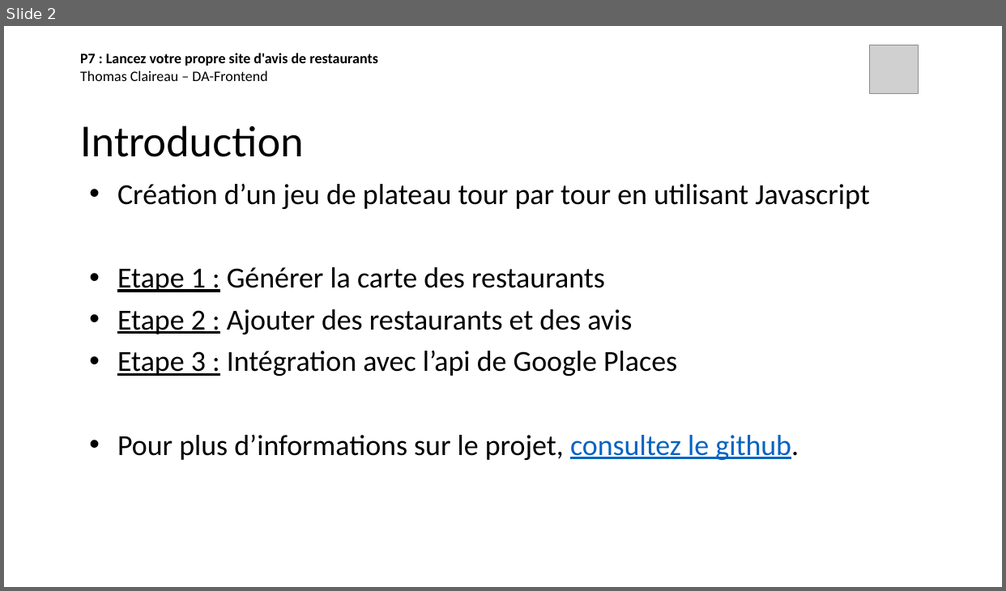
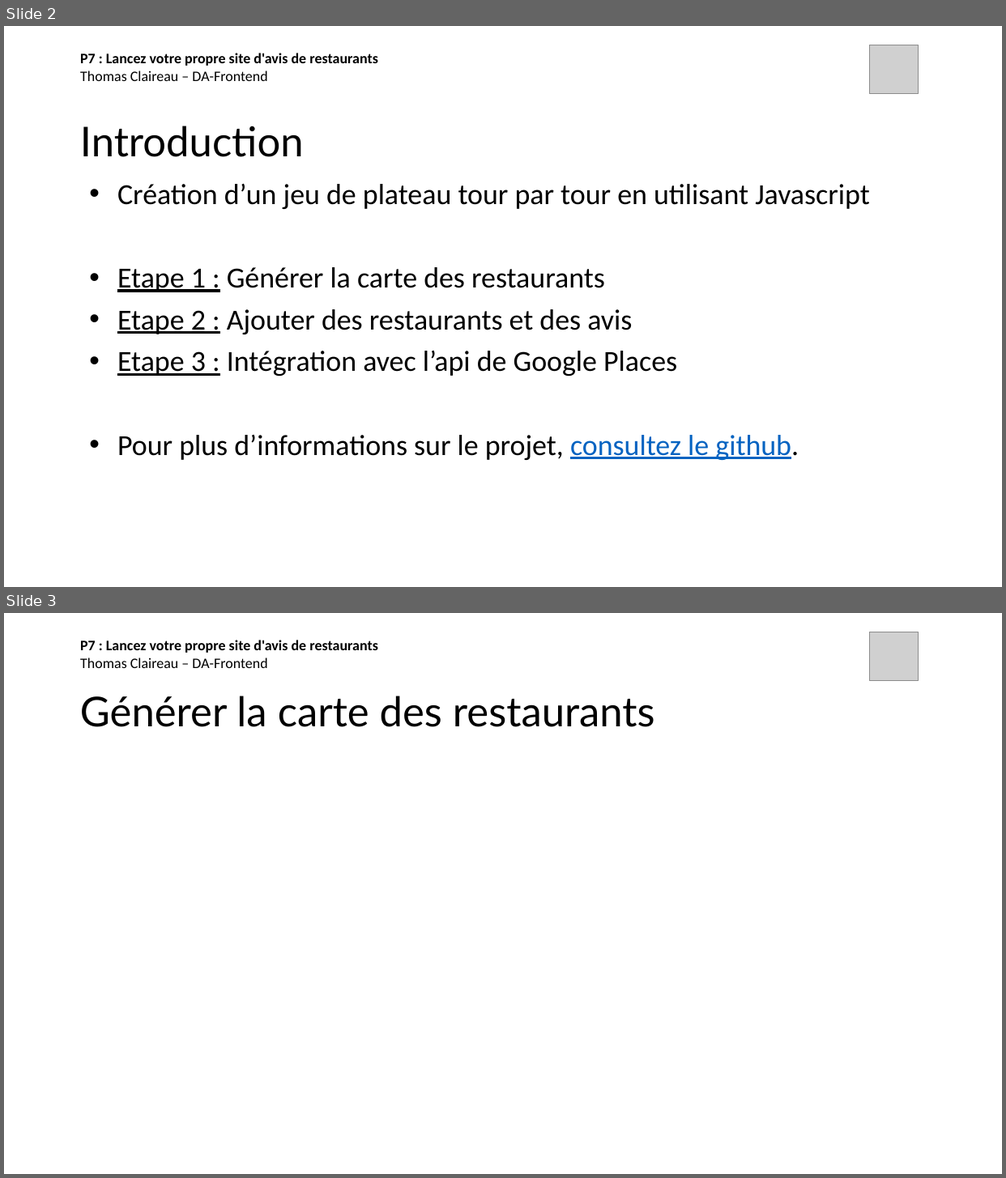
Before and after one commit to thomas-claireau/P7-Openclassrooms, a slide deck: Présentation P7 - OpenClassrooms.pptx. Shown one above the other, each under a label of ours: slide 2 before the commit, slides 2 and 3 after it. The pictures are 1006x591 and 1006x1178 pixels, drawn with LibreOffice and Linux fonts; fonts in the diff are those of the drawing; grey boxes stand for pictures. Boxes give left, top, right and bottom in pixels: in the first picture for what was removed or moved away, otherwise in the second. Text is boxed around its words. In the diff, an @@ line names an element or a change of style, - is before the commit and + after.

Commit message:
update presentation

```diff
--- a/Présentation P7 - OpenClassrooms.pptx
+++ b/Présentation P7 - OpenClassrooms.pptx
@@ slide 3 added at (4,613,1002,1174), background #FFFFFF @@
@@ picture added at (870,632,918,681) @@
@@ text added at (80,640,378,668), 14 pt, text #000000, bold @@
+P7 : Lancez votre propre site d'avis de restaurants
+Thomas Claireau – DA-Frontend
@@ title added at (80,696,655,727), 39.6 pt, text #000000 @@
+Générer la carte des restaurants
```
